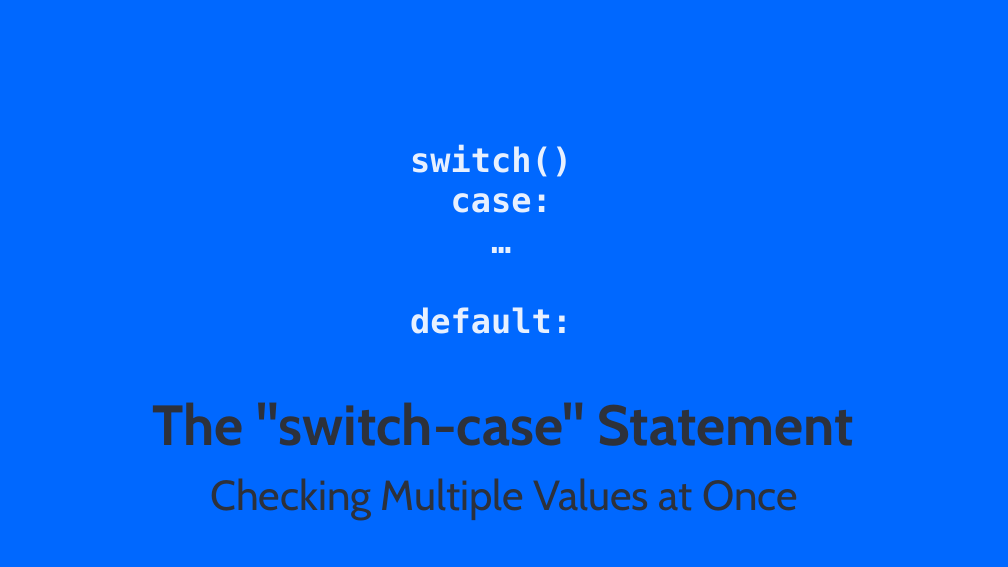
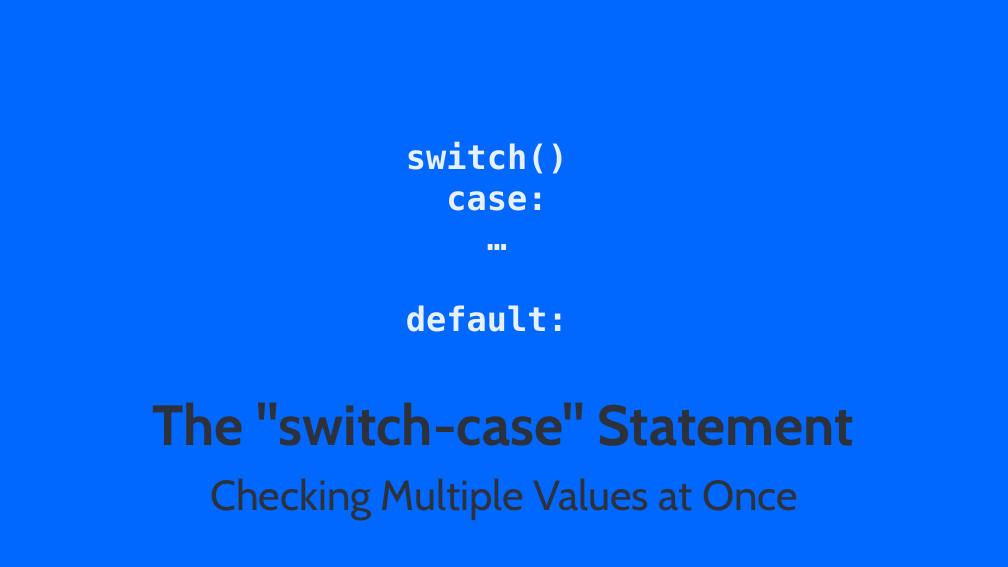
Before and after one commit to SoftUni/SoftUni-Course-Converter, a slide deck: slide 17 of Document-Templates/SoftUni-BUDITEL-PowerPoint-Template-EN-Apr-2024.pptx. Drawn at 1008x567 pixels with LibreOffice and Linux fonts; fonts in the diff are those of the drawing; background and template pictures are left out. Boxes give left, top, right and bottom in pixels: in the first picture for what was removed or moved away, otherwise in the second. Text is boxed around its words. In the diff, an @@ line names an element or a change of style, - is before the commit and + after.

```diff
--- a/Document-Templates/SoftUni-BUDITEL-PowerPoint-Template-EN-Apr-2024.pptx
+++ b/Document-Templates/SoftUni-BUDITEL-PowerPoint-Template-EN-Apr-2024.pptx
@@ text "switch()": place and size @@
-text "switch()" at <box>410,144,572,334</box>
+text "switch()" at <box>406,142,568,332</box>
```
Also in this commit, not shown: 14 other slides changed, 2 slides added, 1 other file.
